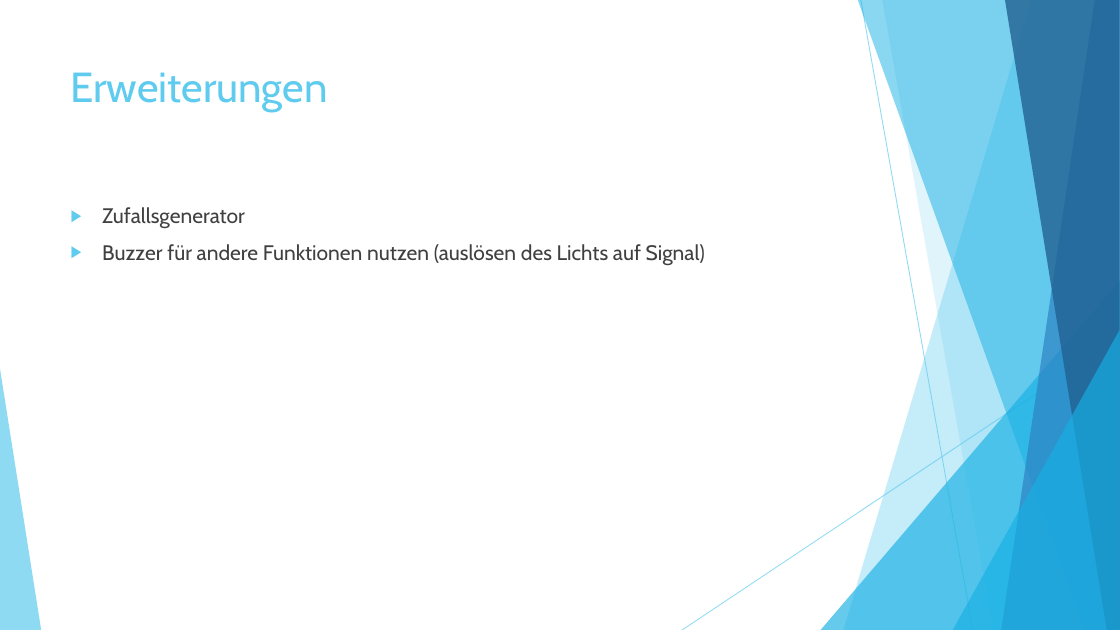
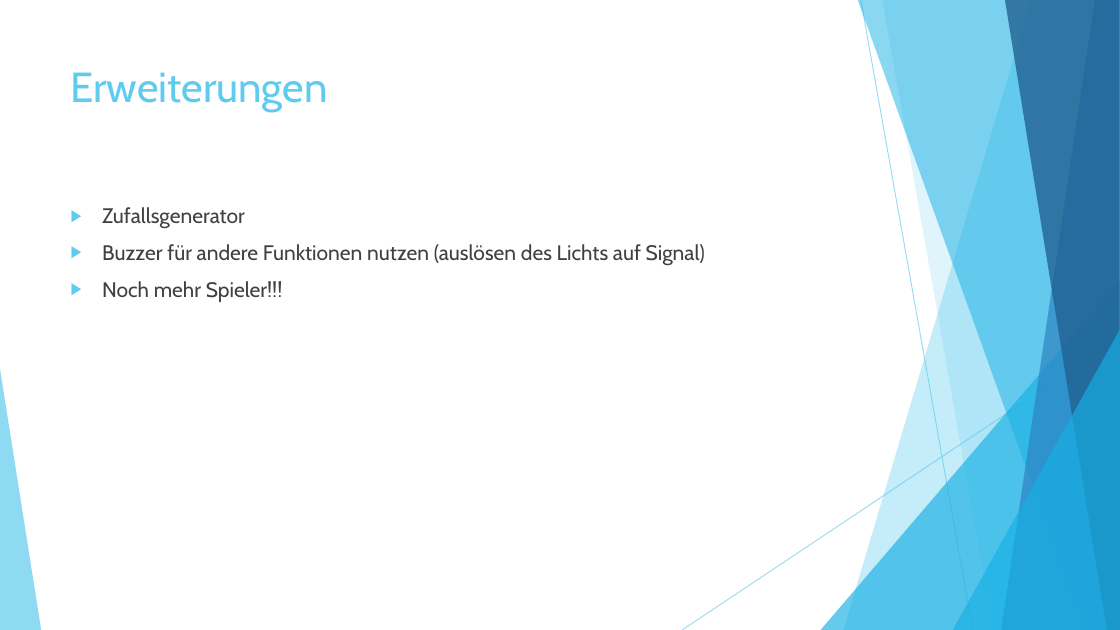
Before and after one commit to assamblerbuzzer/Buzzer, a slide deck: slide 10 of Buzzer.pptx. Drawn at 1120x630 pixels with LibreOffice and Linux fonts; fonts in the diff are those of the drawing. Boxes give left, top, right and bottom in pixels: in the first picture for what was removed or moved away, otherwise in the second. Text is boxed around its words. In the diff, an @@ line names an element or a change of style, - is before the commit and + after.

Commit message:
even hotter fix!

```diff
--- a/Buzzer.pptx
+++ b/Buzzer.pptx
@@ text at <box>102,281,283,302</box>: paragraph added @@
+▶ Noch mehr Spieler!!!
```
